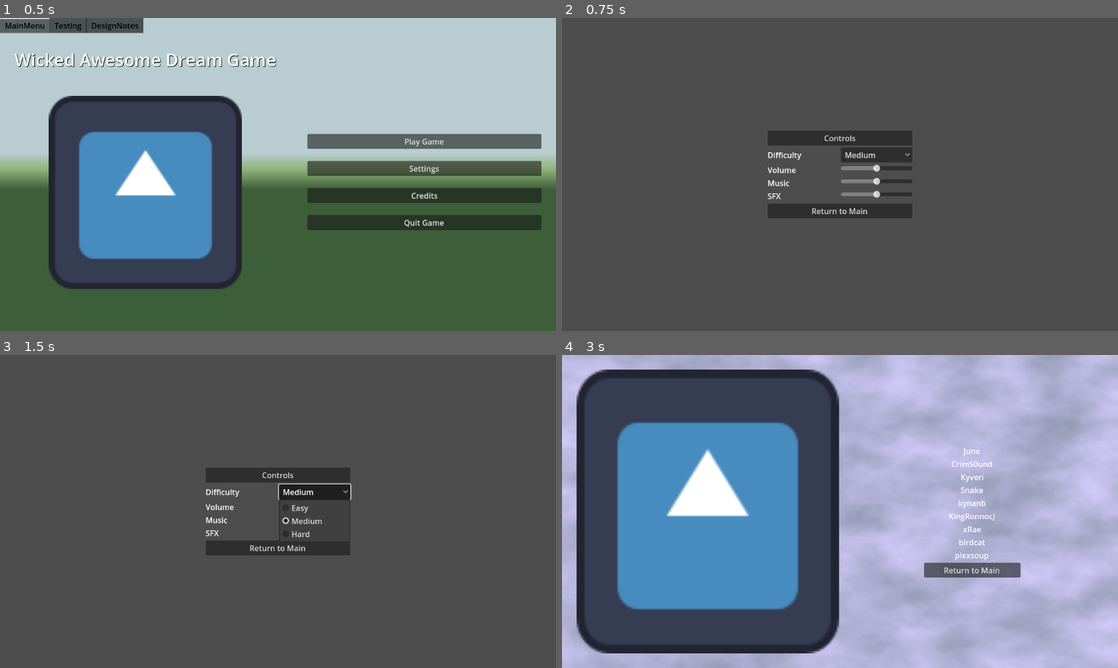
Above: before the commit, frames 1-4 (two rows, left to right).
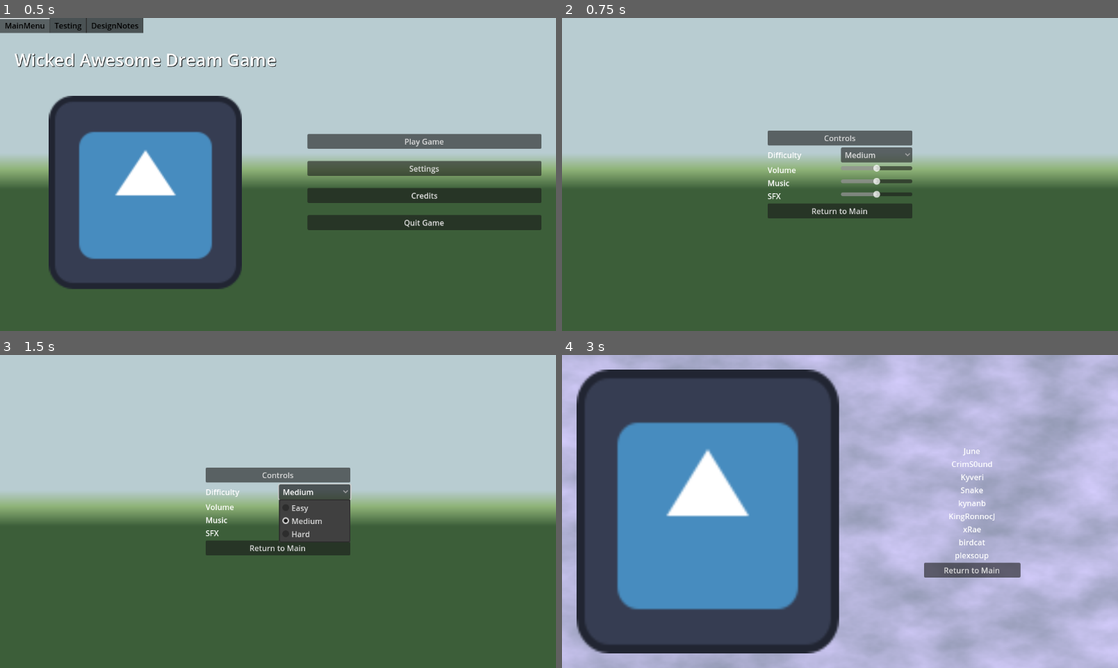
Above: after the commit, the same moments.

Repository: plexsoup/GWJ55
Game: Godot game, scene res://main.tscn
Same seed, same stepped clock (60 frames per second), same inputs: the game is played once before the commit and once after it. The engine's default icon, where the game draws it, is replaced by a stand-in: a white triangle on a blue panel in a dark square. Sound files missing from this copy of the repository are replaced by a short silence.
Inputs:
- Up to frame 1 (0.5 s): no input
- Up to frame 2 (0.75 s): click "Settings" at 0.5 s
- Up to frame 3 (1.5 s): click "Medium" at 1.25 s
- Up to frame 4 (3 s): click "Return to Main" at 2 s; click "Credits" at 2.75 s

Frame 1 is identical in both runs. In frame 2, 54% of the frame differs, in the area x 0-100%, y 0-55%; in frame 3, 53%; in frame 4, nothing differs.

Commit message:
menus

Diff:
--- /dev/null
+++ b/Materials/horizon_gradient.tres
@@ -0,0 +1,11 @@
+[gd_resource type="GradientTexture2D" load_steps=2 format=3 uid="uid://cddonofojo7di"]
+
+[sub_resource type="Gradient" id="Gradient_00mvw"]
+offsets = PackedFloat32Array(0.432258, 0.483871, 0.548387)
+colors = PackedColorArray(0.7216, 0.80196, 0.82, 1, 0.563473, 0.705534, 0.472073, 1, 0.23532, 0.37, 0.2257, 1)
+
+[resource]
+gradient = SubResource("Gradient_00mvw")
+height = 256
+fill_from = Vector2(0.5, 0)
+fill_to = Vector2(0.5, 1)
--- /dev/null
+++ b/Menus/main_menu.tscn
@@ -0,0 +1,77 @@
+[gd_scene load_steps=6 format=3 uid="uid://bl1mmp8ysb4r0"]
+
+[ext_resource type="Texture2D" uid="uid://b7joq1f8eak7h" path="res://icon.svg" id="1_mxnqj"]
+[ext_resource type="PackedScene" uid="uid://dx20duhdsm1vn" path="res://Menus/Buttons/scene_change_button.tscn" id="2_do5ro"]
+[ext_resource type="PackedScene" uid="uid://dl2ugtmw6nwcq" path="res://Menus/settings_menu.tscn" id="3_2xwuf"]
+[ext_resource type="PackedScene" uid="uid://c50prk3xgh6et" path="res://Menus/Credits/credits.tscn" id="4_jksgs"]
+[ext_resource type="PackedScene" uid="uid://cgxuckinuwvvi" path="res://Menus/Buttons/quit_button.tscn" id="5_k18lj"]
+
+[node name="MainMenu" type="MarginContainer"]
+anchors_preset = 15
+anchor_right = 1.0
+anchor_bottom = 1.0
+grow_horizontal = 2
+grow_vertical = 2
+
+[node name="CenterContainer" type="HBoxContainer" parent="."]
+layout_mode = 2
+
+[node name="LeftSide" type="MarginContainer" parent="CenterContainer"]
+layout_mode = 2
+size_flags_horizontal = 3
+theme_override_constants/margin_left = 30
+theme_override_constants/margin_top = 30
+theme_override_constants/margin_right = 30
+theme_override_constants/margin_bottom = 30
+
+[node name="VBoxContainer" type="VBoxContainer" parent="CenterContainer/LeftSide"]
+layout_mode = 2
+theme_override_constants/separation = 50
+
+[node name="Label" type="Label" parent="CenterContainer/LeftSide/VBoxContainer"]
+layout_mode = 2
+theme_override_colors/font_shadow_color = Color(0, 0, 0, 1)
+theme_override_font_sizes/font_size = 36
+text = "Wicked Awesome Dream Game"
+horizontal_alignment = 1
+
+[node name="TextureRect" type="TextureRect" parent="CenterContainer/LeftSide/VBoxContainer"]
+custom_minimum_size = Vector2(0, 400)
+layout_mode = 2
+size_flags_horizontal = 3
+texture = ExtResource("1_mxnqj")
+expand_mode = 3
+stretch_mode = 5
+
+[node name="RightSide" type="MarginContainer" parent="CenterContainer"]
+layout_mode = 2
+size_flags_horizontal = 3
+theme_override_constants/margin_left = 30
+theme_override_constants/margin_top = 30
+theme_override_constants/margin_right = 30
+theme_override_constants/margin_bottom = 30
+
+[node name="VBoxContainer" type="VBoxContainer" parent="CenterContainer/RightSide"]
+custom_minimum_size = Vector2(150, 0)
+layout_mode = 2
+size_flags_horizontal = 3
+theme_override_constants/separation = 25
+alignment = 1
+
+[node name="PlayGameButton" parent="CenterContainer/RightSide/VBoxContainer" instance=ExtResource("2_do5ro")]
+layout_mode = 2
+text = "Play Game"
+
+[node name="SettingsButton" parent="CenterContainer/RightSide/VBoxContainer" instance=ExtResource("2_do5ro")]
+layout_mode = 2
+text = "Settings"
+new_scene = ExtResource("3_2xwuf")
+
+[node name="CreditsButton" parent="CenterContainer/RightSide/VBoxContainer" instance=ExtResource("2_do5ro")]
+layout_mode = 2
+text = "Credits
+"
+new_scene = ExtResource("4_jksgs")
+
+[node name="QuitButton" parent="CenterContainer/RightSide/VBoxContainer" instance=ExtResource("5_k18lj")]
+layout_mode = 2
--- a/Menus/settings_menu.tscn
+++ b/Menus/settings_menu.tscn
@@ -1,8 +1,9 @@
-[gd_scene load_steps=7 format=3 uid="uid://dl2ugtmw6nwcq"]
+[gd_scene load_steps=8 format=3 uid="uid://dl2ugtmw6nwcq"]
 
 [ext_resource type="Script" path="res://Menus/settings_menu.gd" id="1_8o2hv"]
 [ext_resource type="PackedScene" uid="uid://dx20duhdsm1vn" path="res://Menus/Buttons/scene_change_button.tscn" id="1_hph4p"]
 [ext_resource type="PackedScene" uid="uid://dnn5t5pnixj0o" path="res://Menus/Buttons/return_to_main_button.tscn" id="2_24cbx"]
+[ext_resource type="Texture2D" uid="uid://cddonofojo7di" path="res://Materials/horizon_gradient.tres" id="2_tuyhb"]
 [ext_resource type="PackedScene" uid="uid://3pb74me2v4v0" path="res://Menus/Settings/remap_controls.tscn" id="3_3v3iv"]
 [ext_resource type="AudioStream" uid="uid://80hjx4t7rq67" path="res://Menus/Settings/OldTimeyMusic.ogg" id="4_5puuh"]
 [ext_resource type="AudioStream" uid="uid://cblr8qax3agyo" path="res://Menus/Settings/sfx_sampler.ogg" id="5_1y8sr"]
@@ -23,6 +24,7 @@
 anchor_bottom = 1.0
 grow_horizontal = 2
 grow_vertical = 2
+texture = ExtResource("2_tuyhb")
 
 [node name="Settings" type="CenterContainer" parent="."]
 layout_mode = 1
--- /dev/null
+++ b/Menus/testing_menu.tscn
@@ -0,0 +1,24 @@
+[gd_scene load_steps=2 format=3 uid="uid://b16s3dclhkliq"]
+
+[ext_resource type="PackedScene" uid="uid://dx20duhdsm1vn" path="res://Menus/Buttons/scene_change_button.tscn" id="1_aqtb8"]
+
+[node name="Testing" type="MarginContainer"]
+anchors_preset = 15
+anchor_right = 1.0
+anchor_bottom = 1.0
+grow_horizontal = 2
+grow_vertical = 2
+
+[node name="VBoxContainer" type="VBoxContainer" parent="."]
+layout_mode = 2
+size_flags_horizontal = 4
+size_flags_vertical = 4
+theme_override_constants/separation = 25
+
+[node name="TestScene01" parent="VBoxContainer" instance=ExtResource("1_aqtb8")]
+layout_mode = 2
+text = "Test Scene 01"
+
+[node name="TestScene02" parent="VBoxContainer" instance=ExtResource("1_aqtb8")]
+layout_mode = 2
+text = "Test Scene 02"
--- a/main.tscn
+++ b/main.tscn
@@ -1,23 +1,11 @@
-[gd_scene load_steps=11 format=3 uid="uid://oj6nxss4frcy"]
+[gd_scene load_steps=7 format=3 uid="uid://oj6nxss4frcy"]
 
 [ext_resource type="Theme" uid="uid://bslc43xuou6nj" path="res://Themes/main_theme.tres" id="1_a4cjj"]
 [ext_resource type="Script" path="res://main.gd" id="1_ci38h"]
 [ext_resource type="PackedScene" uid="uid://cyvgig2ced4e8" path="res://Menus/Whiteboard/whiteboard.tscn" id="2_sw6ch"]
-[ext_resource type="PackedScene" uid="uid://dx20duhdsm1vn" path="res://Menus/Buttons/scene_change_button.tscn" id="2_w73us"]
-[ext_resource type="Texture2D" uid="uid://b7joq1f8eak7h" path="res://icon.svg" id="3_26ewr"]
-[ext_resource type="PackedScene" uid="uid://dl2ugtmw6nwcq" path="res://Menus/settings_menu.tscn" id="3_566l7"]
-[ext_resource type="PackedScene" uid="uid://cgxuckinuwvvi" path="res://Menus/Buttons/quit_button.tscn" id="4_5kj1g"]
-[ext_resource type="PackedScene" uid="uid://c50prk3xgh6et" path="res://Menus/Credits/credits.tscn" id="4_d1ppv"]
-
-[sub_resource type="Gradient" id="Gradient_00mvw"]
-offsets = PackedFloat32Array(0.432258, 0.483871, 0.548387)
-colors = PackedColorArray(0.7216, 0.80196, 0.82, 1, 0.563473, 0.705534, 0.472073, 1, 0.23532, 0.37, 0.2257, 1)
-
-[sub_resource type="GradientTexture2D" id="GradientTexture2D_lympn"]
-gradient = SubResource("Gradient_00mvw")
-height = 256
-fill_from = Vector2(0.5, 0)
-fill_to = Vector2(0.5, 1)
+[ext_resource type="PackedScene" uid="uid://bl1mmp8ysb4r0" path="res://Menus/main_menu.tscn" id="3_66nc6"]
+[ext_resource type="Texture2D" uid="uid://cddonofojo7di" path="res://Materials/horizon_gradient.tres" id="3_q1rqy"]
+[ext_resource type="PackedScene" uid="uid://b16s3dclhkliq" path="res://Menus/testing_menu.tscn" id="4_os8x6"]
 
 [node name="Main" type="Control"]
 layout_mode = 3
@@ -36,7 +24,7 @@
 anchor_bottom = 1.0
 grow_horizontal = 2
 grow_vertical = 2
-texture = SubResource("GradientTexture2D_lympn")
+texture = ExtResource("3_q1rqy")
 
 [node name="TabContainer" type="TabContainer" parent="."]
 layout_mode = 1
@@ -46,88 +34,12 @@
 grow_horizontal = 2
 grow_vertical = 2
 
-[node name="MainMenu" type="MarginContainer" parent="TabContainer"]
+[node name="MainMenu" parent="TabContainer" instance=ExtResource("3_66nc6")]
 layout_mode = 2
 
-[node name="CenterContainer" type="HBoxContainer" parent="TabContainer/MainMenu"]
-layout_mode = 2
-
-[node name="LeftSide" type="MarginContainer" parent="TabContainer/MainMenu/CenterContainer"]
-layout_mode = 2
-size_flags_horizontal = 3
-theme_override_constants/margin_left = 30
-theme_override_constants/margin_top = 30
-theme_override_constants/margin_right = 30
-theme_override_constants/margin_bottom = 30
-
-[node name="VBoxContainer" type="VBoxContainer" parent="TabContainer/MainMenu/CenterContainer/LeftSide"]
-layout_mode = 2
-theme_override_constants/separation = 50
-
-[node name="Label" type="Label" parent="TabContainer/MainMenu/CenterContainer/LeftSide/VBoxContainer"]
-layout_mode = 2
-theme_override_colors/font_shadow_color = Color(0, 0, 0, 1)
-theme_override_font_sizes/font_size = 36
-text = "Wicked Awesome Dream Game"
-horizontal_alignment = 1
-
-[node name="TextureRect" type="TextureRect" parent="TabContainer/MainMenu/CenterContainer/LeftSide/VBoxContainer"]
-custom_minimum_size = Vector2(0, 400)
-layout_mode = 2
-size_flags_horizontal = 3
-texture = ExtResource("3_26ewr")
-expand_mode = 3
-stretch_mode = 5
-
-[node name="RightSide" type="MarginContainer" parent="TabContainer/MainMenu/CenterContainer"]
-layout_mode = 2
-size_flags_horizontal = 3
-theme_override_constants/margin_left = 30
-theme_override_constants/margin_top = 30
-theme_override_constants/margin_right = 30
-theme_override_constants/margin_bottom = 30
-
-[node name="VBoxContainer" type="VBoxContainer" parent="TabContainer/MainMenu/CenterContainer/RightSide"]
-custom_minimum_size = Vector2(150, 0)
-layout_mode = 2
-size_flags_horizontal = 3
-theme_override_constants/separation = 25
-alignment = 1
-
-[node name="PlayGameButton" parent="TabContainer/MainMenu/CenterContainer/RightSide/VBoxContainer" instance=ExtResource("2_w73us")]
-layout_mode = 2
-text = "Play Game"
-
-[node name="SettingsButton" parent="TabContainer/MainMenu/CenterContainer/RightSide/VBoxContainer" instance=ExtResource("2_w73us")]
-layout_mode = 2
-text = "Settings"
-new_scene = ExtResource("3_566l7")
-
-[node name="CreditsButton" parent="TabContainer/MainMenu/CenterContainer/RightSide/VBoxContainer" instance=ExtResource("2_w73us")]
-layout_mode = 2
-text = "Credits
-"
-new_scene = ExtResource("4_d1ppv")
-
-[node name="QuitButton" parent="TabContainer/MainMenu/CenterContainer/RightSide/VBoxContainer" instance=ExtResource("4_5kj1g")]
-layout_mode = 2
-
-[node name="Testing" type="MarginContainer" parent="TabContainer"]
+[node name="Testing" parent="TabContainer" instance=ExtResource("4_os8x6")]
 visible = false
 layout_mode = 2
-
-[node name="VBoxContainer" type="VBoxContainer" parent="TabContainer/Testing"]
-layout_mode = 2
-size_flags_horizontal = 4
-size_flags_vertical = 4
-
-[node name="TestScene01" parent="TabContainer/Testing/VBoxContainer" instance=ExtResource("2_w73us")]
-layout_mode = 2
-text = "Test Scene 01"
-
-[node name="TestScene02" parent="TabContainer/Testing/VBoxContainer" instance=ExtResource("2_w73us")]
-layout_mode = 2
-text = "Test Scene 02"
 
 [node name="DesignNotes" type="MarginContainer" parent="TabContainer"]
 visible = false
